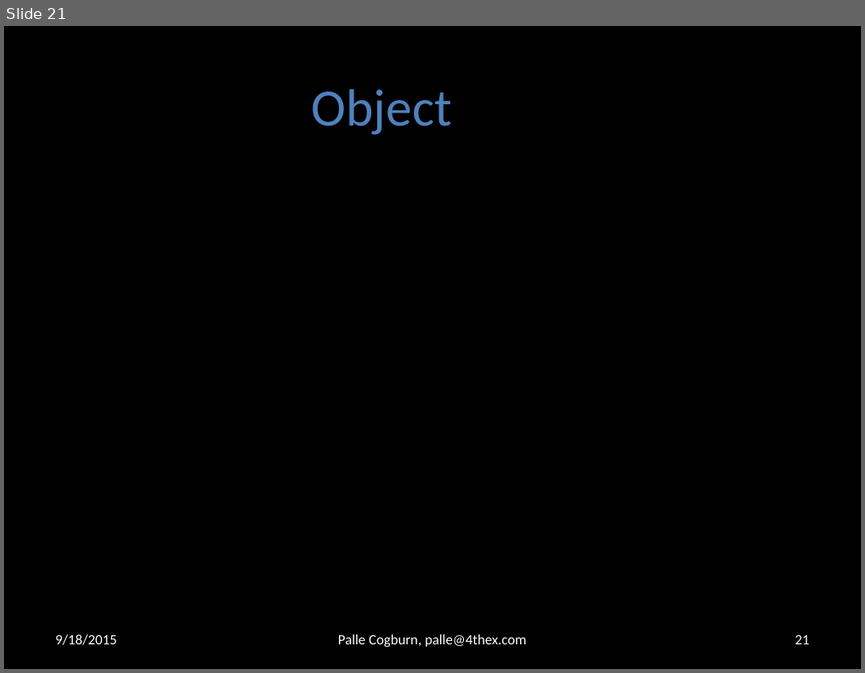
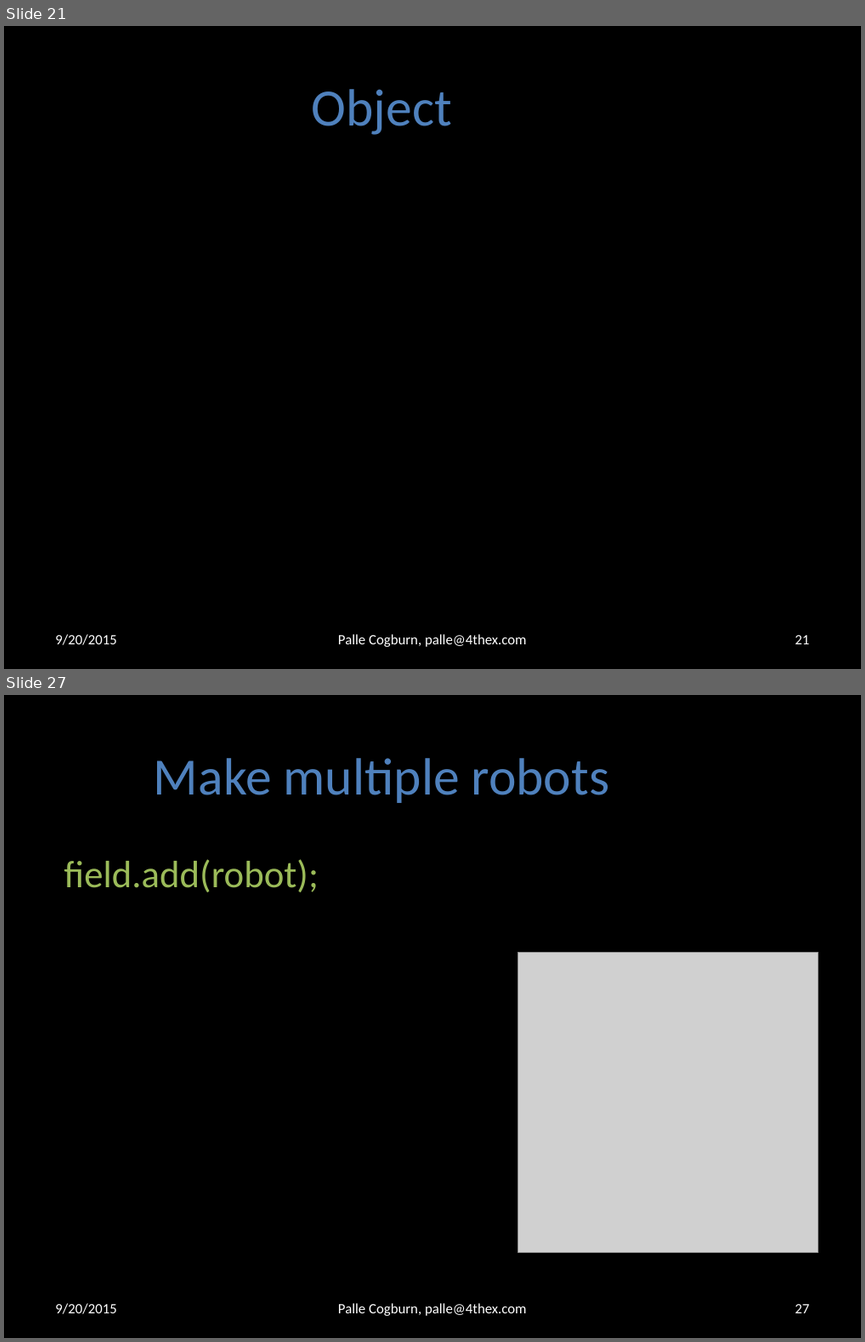
Before and after one commit to 4thex/JSRobot, a slide deck: doc/Computer Programming 1.pptx. Shown one above the other, each under a label of ours: slide 21 before the commit, slides 21 and 27 after it; the slides between them are not shown. The pictures are 865x673 and 865x1342 pixels, drawn with LibreOffice and Linux fonts; fonts in the diff are those of the drawing; grey boxes stand for pictures; background and template pictures are left out. Boxes give left, top, right and bottom in pixels: in the first picture for what was removed or moved away, otherwise in the second. Text is boxed around its words. In the diff, an @@ line names an element or a change of style, - is before the commit and + after.

```diff
--- a/doc/Computer Programming 1.pptx
+++ b/doc/Computer Programming 1.pptx
@@ slide 27 added at box(4, 695, 861, 1338), background #000000 @@
@@ title added at box(154, 758, 609, 803), 44 pt, text #4F81BD @@
+Make multiple robots
@@ text added at box(64, 859, 318, 892), 32 pt, text #9BBB59 @@
+field.add(robot);
@@ picture added at box(518, 952, 818, 1252) @@
@@ text added at box(55, 1303, 116, 1314), 12 pt, text #FFFFFF @@
+9/20/2015
@@ text added at box(338, 1303, 527, 1315), 12 pt, text #FFFFFF @@
+Palle Cogburn, palle@4thex.com
@@ page number added at box(794, 1304, 809, 1313), 12 pt, text #FFFFFF @@
+27
@@ slide 21 changed as well @@
@@ text at box(55, 634, 116, 645): text changed @@
-9/18/2015
+9/20/2015
```
Also in this commit, not shown: 20 other slides changed, 8 other slides added, 2 other files.
